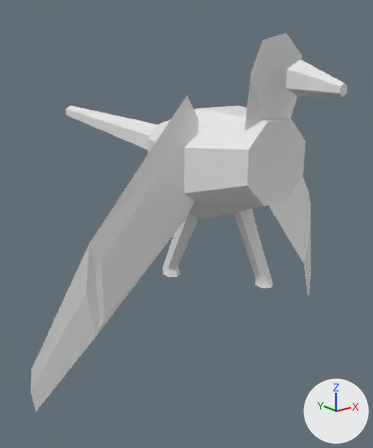
Before and after pictures for a commit that changed the OBJ model data/animals/urubu/walk/6.obj.
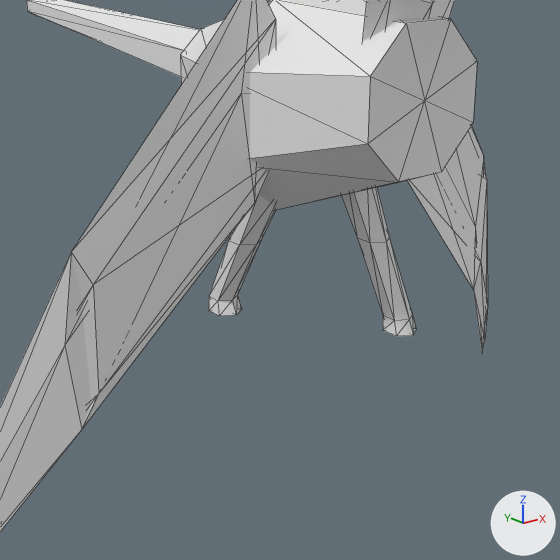
Old and new are each drawn whole from a 50 mm camera at (-0.846, -0.936, 0.764) aimed at (0.007, 0.13, 0.338) and again close up on the part from 14% to 94% of the width and 24% to 91% of the height. The axes (+X, +Y, +Z) are drawn at lower right. The lights are the same throughout. The last two pictures show the newer version. The close-ups show mesh edges as thin lines. Where no turn or scale is listed for an object, it has been applied to the vertices.

The first close-up shows 'urubu_walk_6'.
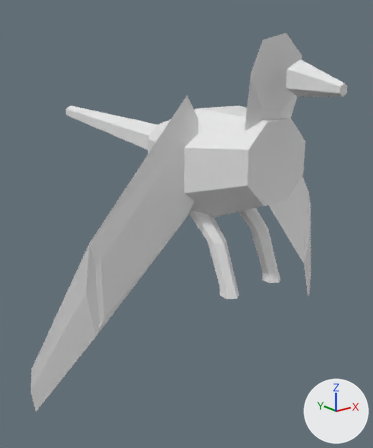
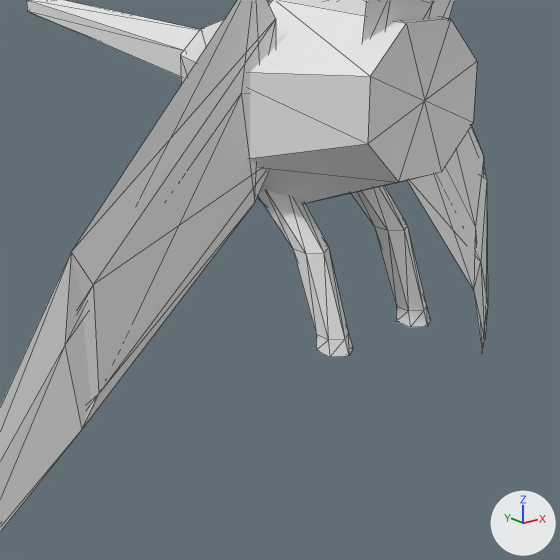
What differs and where, as boxes [x1, y1, x2, y2] in the close-ups (560 x 560 px; the box of a moved part takes in the faces that stretch with it):
```json
{"part": 1, "of": "me_urubu_walk_6", "change": "moved or reshaped", "before": [209, 296, 241, 316], "after": [316, 333, 353, 357]}
{"part": 2, "of": "me_urubu_walk_6", "change": "moved or reshaped", "before": [209, 195, 276, 301], "after": [258, 191, 348, 340]}
{"part": 3, "of": "me_urubu_walk_6", "change": "moved or reshaped", "before": [341, 187, 412, 321], "after": [351, 186, 426, 311]}
{"part": 4, "of": "me_urubu_walk_6", "change": "moved or reshaped", "before": [383, 315, 416, 336], "after": [396, 306, 430, 327]}
```

The change, as JSON lines over the scene's bpy script:
```json
{"block": "me_urubu_walk_6", "where": "me_urubu_walk_6.from_pydata(...)  # 156 vertices, 280 faces; spans x -0.495..0.493, y -0.35..0.682, z 0.0..0.822"}
{"block": "me_urubu_walk_6", "where": "# used by ob_urubu_walk_6; location = (0.0, 0.0, 0.0)"}
{"block": "me_urubu_walk_6", "change": "me_urubu_walk_6 part 1: all 13 vertices in x -0.092..-0.052, y 0.072..0.124, z 0.221..0.241 are moved by (0.0, -0.227, 0.021)"}
{"block": "me_urubu_walk_6", "change": "me_urubu_walk_6 part 2: all 6 vertices in x -0.091..-0.053, y 0.027..0.075, z 0.339 are moved by (0.0, -0.133, 0.025)"}
{"block": "me_urubu_walk_6", "change": "me_urubu_walk_6 part 3: all 6 vertices in x 0.053..0.091, y -0.075..-0.027, z 0.339 are moved by (0.0, -0.032, 0.025)"}
{"block": "me_urubu_walk_6", "change": "me_urubu_walk_6 part 4: all 13 vertices in x 0.052..0.092, y -0.132..-0.08, z 0.221..0.241 are moved by (0.0, -0.024, 0.021)"}
```
